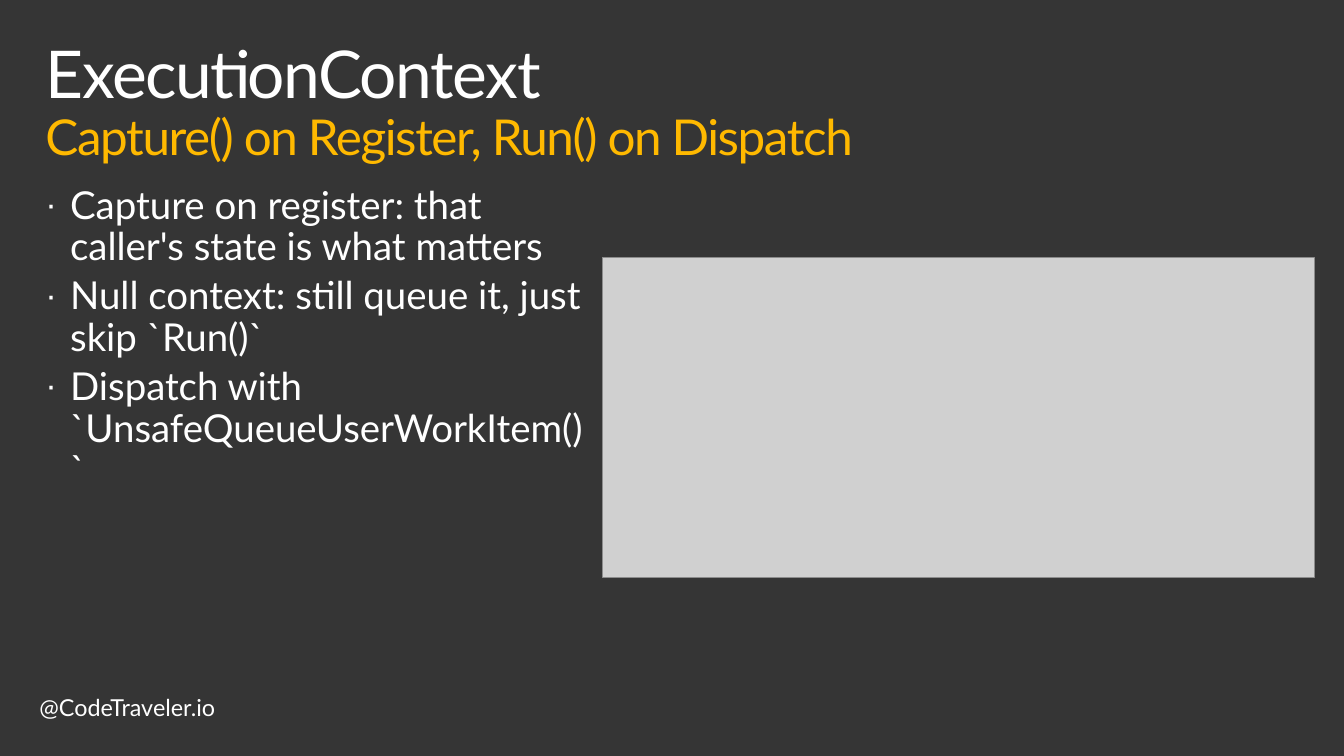
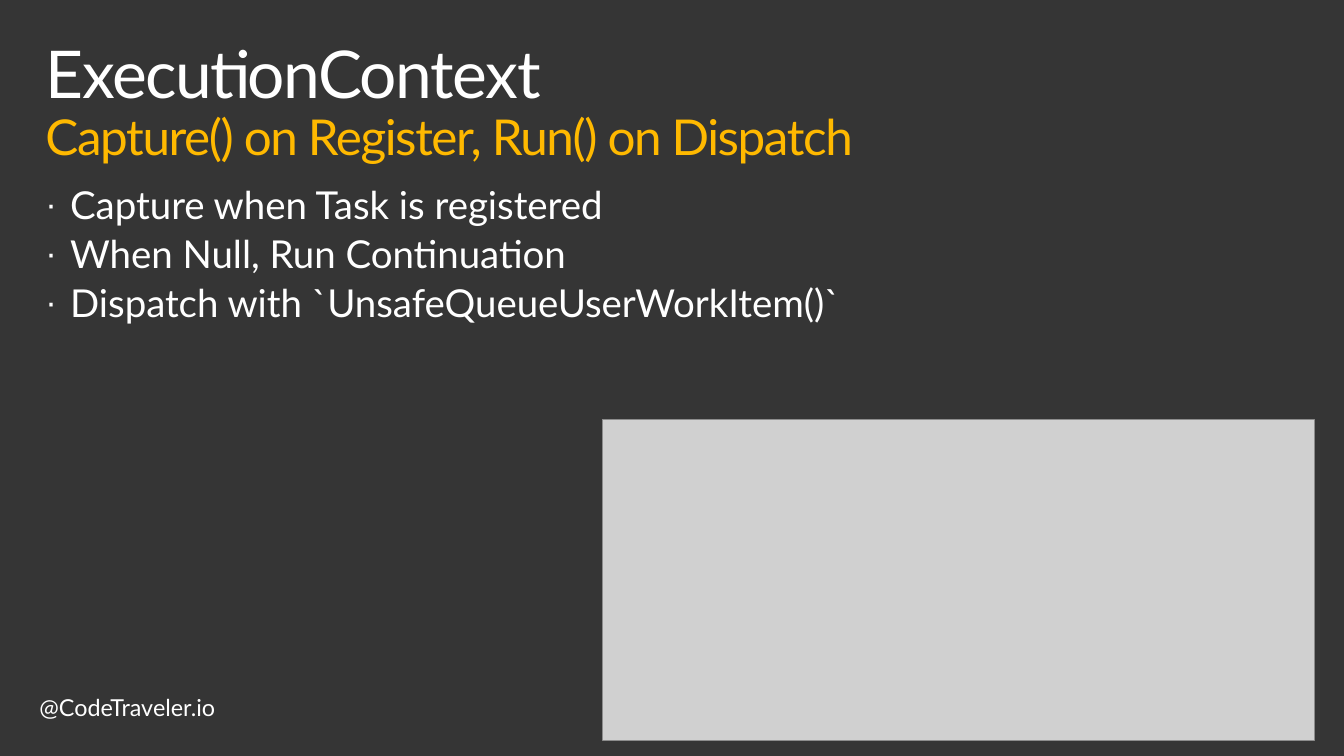
Before and after one commit to TheCodeTraveler/BecomeAnExpertWithAsyncAwait, a slide deck: slide 8 of 4. Creating Custom Implementation of Task/CreatingTaskFromScratch.pptx. Drawn at 1344x756 pixels with LibreOffice and Linux fonts; fonts in the diff are those of the drawing; grey boxes stand for pictures; background and template pictures are left out. Boxes give left, top, right and bottom in pixels: in the first picture for what was removed or moved away, otherwise in the second. Text is boxed around its words. In the diff, an @@ line names an element or a change of style, - is before the commit and + after.

```diff
--- a/4. Creating Custom Implementation of Task/CreatingTaskFromScratch.pptx
+++ b/4. Creating Custom Implementation of Task/CreatingTaskFromScratch.pptx
@@ text at bbox=[70, 190, 603, 273]: text changed @@
-· Capture on register: that caller's state is what matters
-· Null context: still queue it, just skip `Run()`
+· Capture when Task is registered
+· When Null, Run Continuation
@@ picture: place and size @@
-picture at bbox=[603, 257, 1314, 578]
+picture at bbox=[603, 420, 1314, 741]
```
Also in this commit, not shown: 5 other slides changed, 1 other file.
